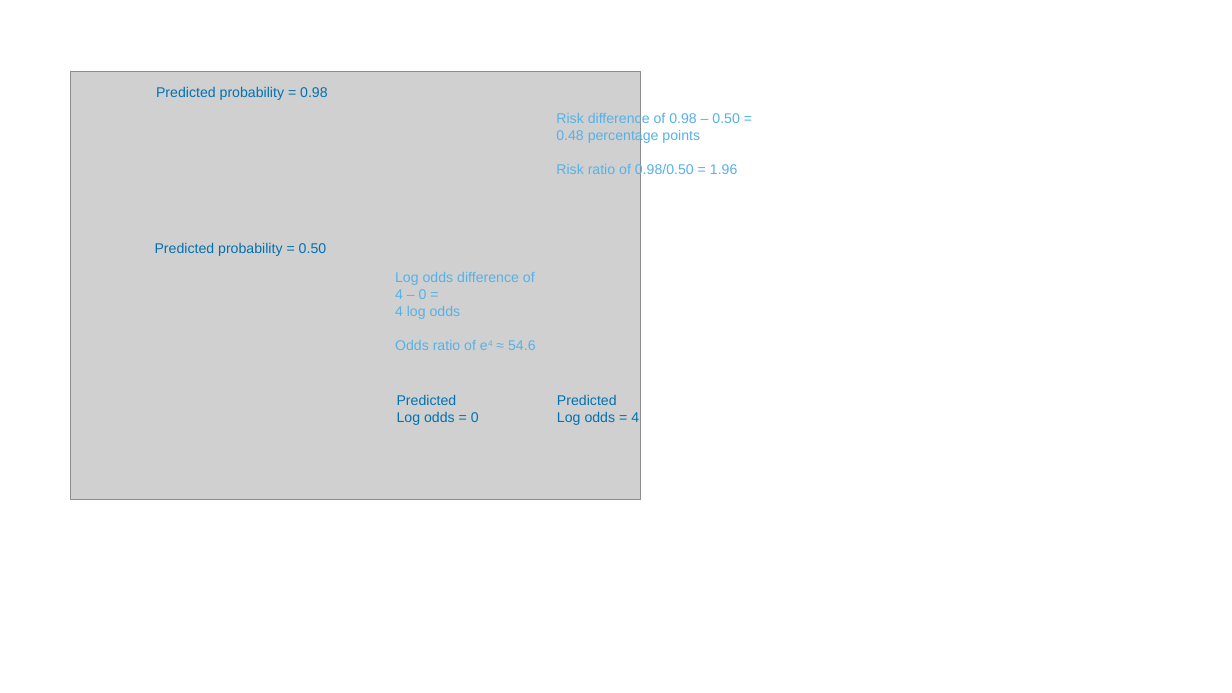
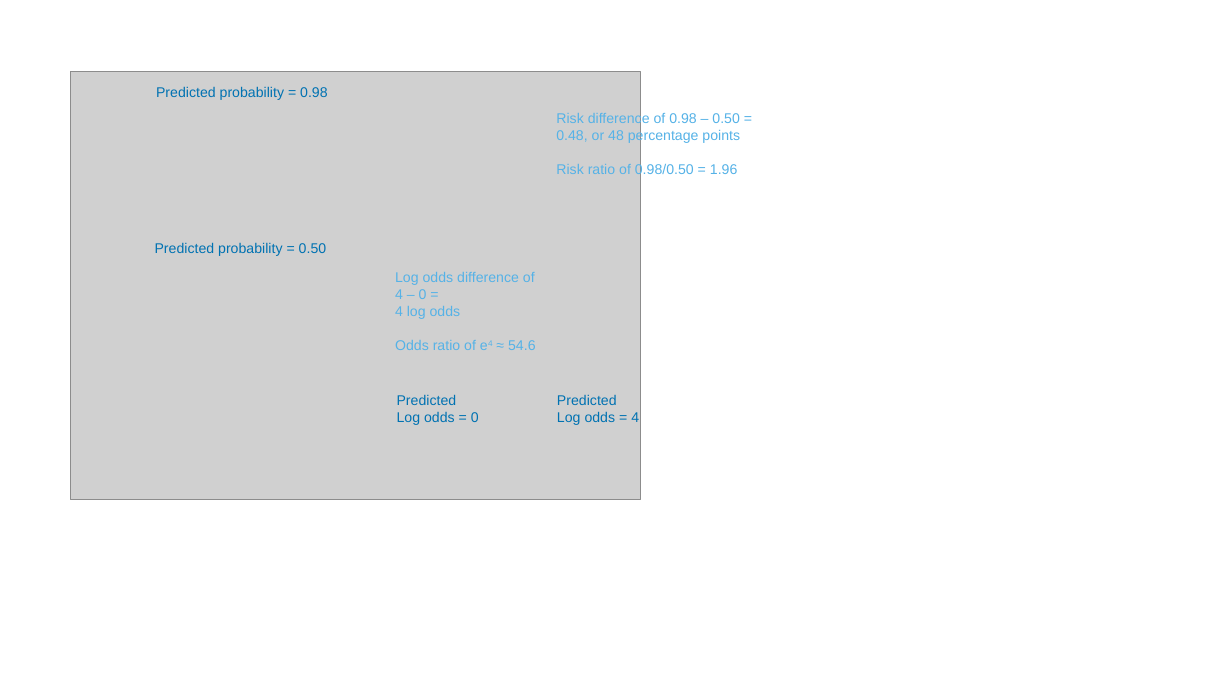
Before and after one commit to j-rohrer/marginal-psych, a slide deck: slide 1 of plots/logit_scale.pptx. Drawn at 1232x693 pixels with LibreOffice and Linux fonts; fonts in the diff are those of the drawing; grey boxes stand for pictures. Boxes give left, top, right and bottom in pixels: in the first picture for what was removed or moved away, otherwise in the second. Text is boxed around its words. In the diff, an @@ line names an element or a change of style, - is before the commit and + after.

```diff
--- a/plots/logit_scale.pptx
+++ b/plots/logit_scale.pptx
@@ text at (556,112,740,144): text changed @@
-Risk difference of 0.98 – 0.50 = 0.48 percentage points
+Risk difference of 0.98 – 0.50 = 0.48, or 48 percentage points
```
Also in this commit, not shown: 15 other files.
